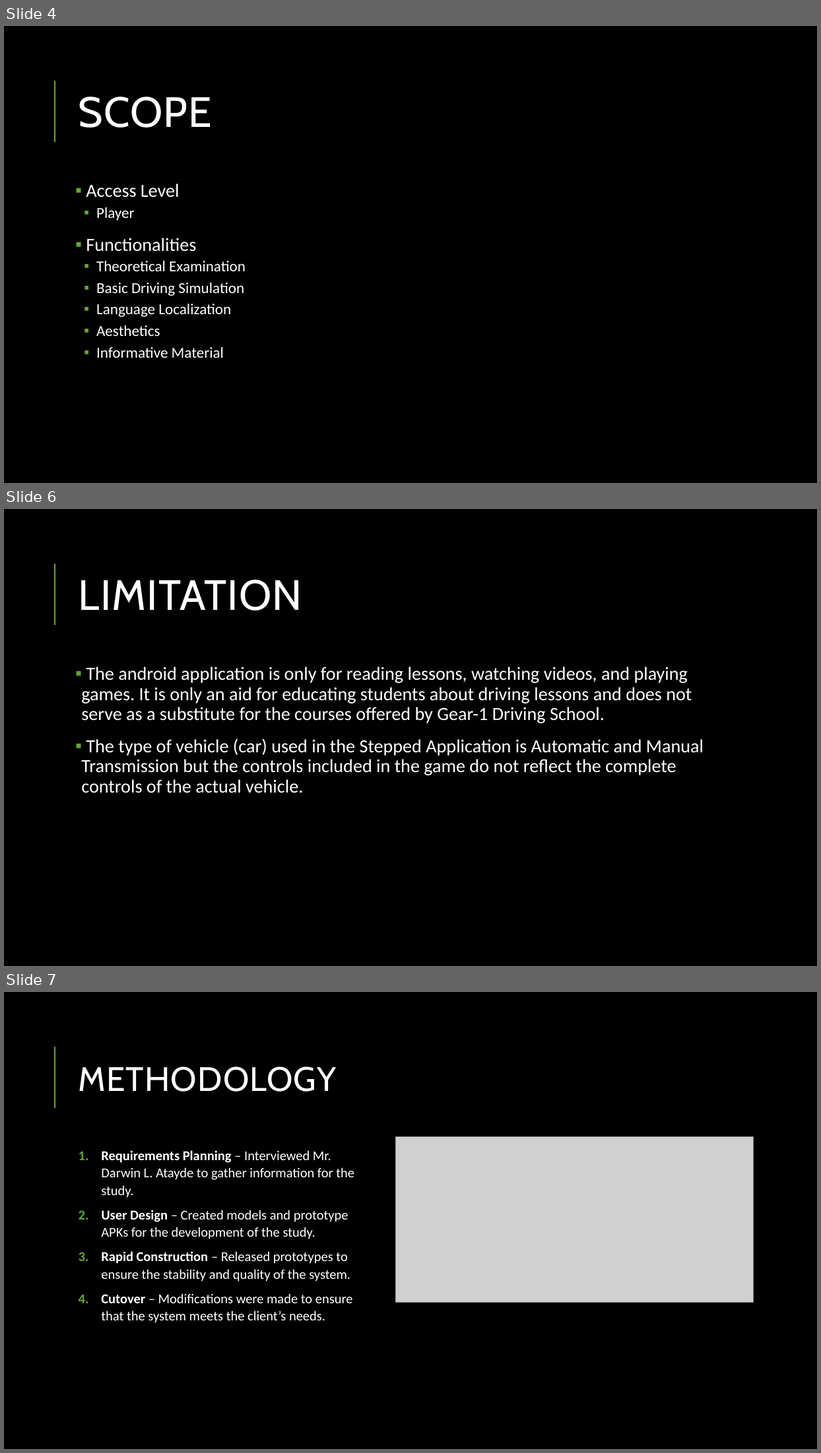
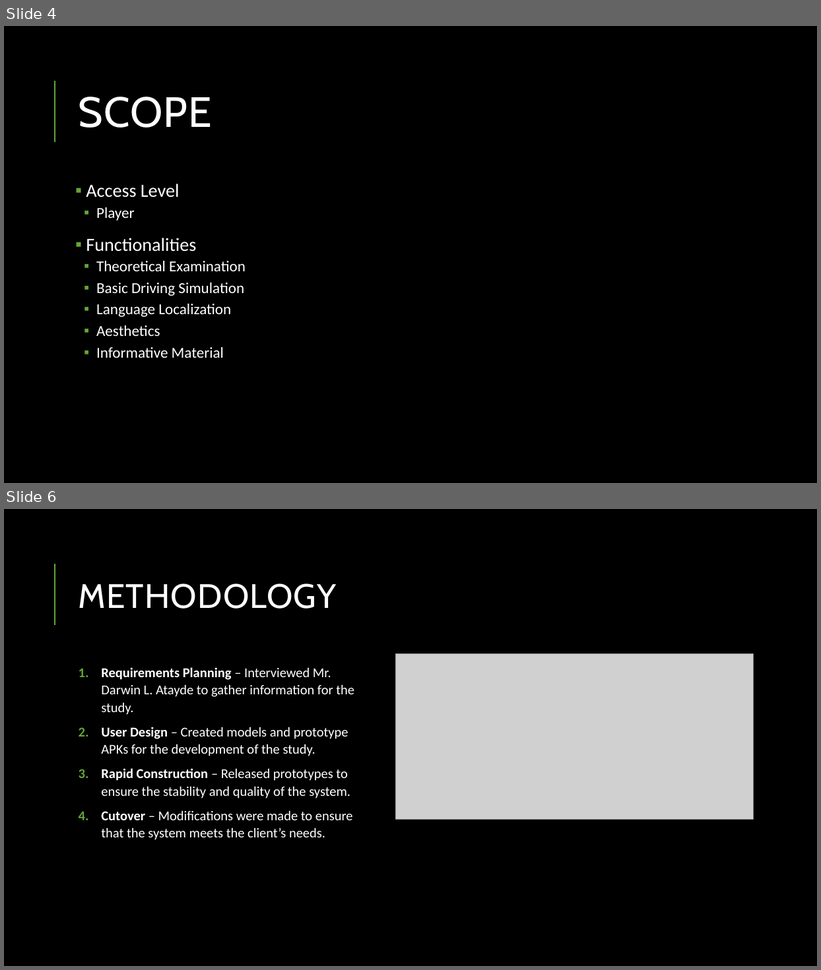
Before and after one commit to enaielei-bsit/3-2-2-itec-200a-capstone, a slide deck: documentation/assets/documents/lakbay-final-defense-presentation.pptx. Shown one above the other, each under a label of ours: slides 4, 6 and 7 before the commit, slides 4 and 6 after it; the slides between them are not shown. The pictures are 821x1453 and 821x970 pixels, drawn with LibreOffice and Linux fonts; fonts in the diff are those of the drawing; grey boxes stand for pictures. Boxes give left, top, right and bottom in pixels: in the first picture for what was removed or moved away, otherwise in the second. Text is boxed around its words. In the diff, an @@ line names an element or a change of style, - is before the commit and + after.

```diff
--- a/documentation/assets/documents/lakbay-final-defense-presentation.pptx
+++ b/documentation/assets/documents/lakbay-final-defense-presentation.pptx
@@ slide 6 removed at (4,509,817,966), background #000000; not listed: 1 template element that a slide beside it also shows @@
@@ title removed at (79,580,302,611) @@
-LIMITATION
@@ text removed at (81,667,704,793) @@
-▪ The android application is only for reading lessons, watching videos, and playing games. It is only an aid for educating students about driving lessons and does not serve as a substitute for the courses offered by Gear-1 Driving School.
-▪ The type of vehicle (car) used in the Stepped Application is Automatic and Manual Transmission but the controls included in the game do not reflect the complete controls of the actual vehicle.
@@ what was slide 7 is now slide 6 @@
```
Also in this commit, not shown: 1 slide changed.
